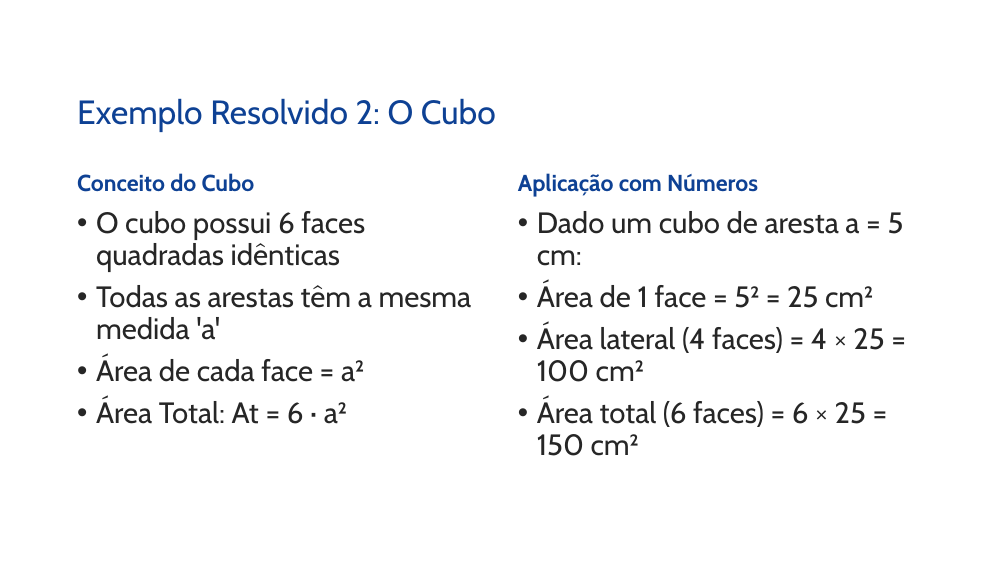
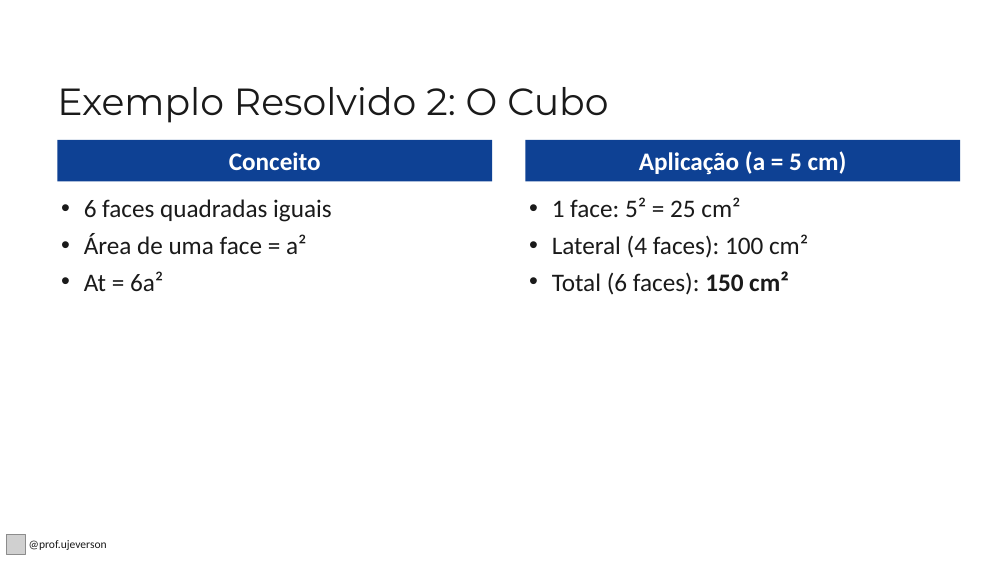
Before and after one commit to Ujeverson/uaippt, a slide deck: slide 16 of Prismas_Area_e_Volume_9Ano.pptx. Drawn at 1008x567 pixels with LibreOffice and Linux fonts; fonts in the diff are those of the drawing; grey boxes stand for pictures; background and template pictures are left out. Boxes give left, top, right and bottom in pixels: in the first picture for what was removed or moved away, otherwise in the second. Text is boxed around its words. In the diff, an @@ line names an element or a change of style, - is before the commit and + after.

```diff
--- a/Prismas_Area_e_Volume_9Ano.pptx
+++ b/Prismas_Area_e_Volume_9Ano.pptx
@@ title "Exemplo Resolvido 2: O Cubo": place and size @@
-title "Exemplo Resolvido 2: O Cubo" at bbox=[77, 98, 496, 132]
+title "Exemplo Resolvido 2: O Cubo" at bbox=[57, 87, 608, 123]
@@ title "Exemplo Resolvido 2: O Cubo" at bbox=[57, 87, 608, 123]: size 32 to 36 pt, font Cabin to Montserrat, text colour #0E4194 to #1A1A1A @@
@@ rectangle "Conceito": place and size @@
-rectangle "Conceito" at bbox=[77, 173, 255, 192]
+rectangle "Conceito" at bbox=[57, 140, 492, 181]
@@ rectangle "Conceito" at bbox=[57, 140, 492, 181]: vertical alignment bottom to middle; fill none to #0E4194 @@
@@ rectangle "Aplicação (a = 5 cm)" at bbox=[526, 140, 960, 181]: vertical alignment bottom to middle; fill none to #0E4194 @@
@@ rectangle "Aplicação (a = 5 cm)": place and size @@
-rectangle "Aplicação (a = 5 cm)" at bbox=[518, 173, 758, 197]
+rectangle "Aplicação (a = 5 cm)" at bbox=[526, 140, 960, 181]
@@ text in rectangle at bbox=[229, 152, 321, 170]: text changed; size 22 to 24 pt; font Cabin to Calibri; text colour #0E4194 to #FFFFFF @@
-Conceito do Cubo
+Conceito
@@ text in rectangle at bbox=[639, 151, 847, 175]: text changed; size 22 to 24 pt; font Cabin to Calibri; text colour #0E4194 to #FFFFFF @@
-Aplicação com Números
+Aplicação (a = 5 cm)
@@ text at bbox=[84, 199, 332, 291]: text changed; size 28 to 24 pt; font Cabin to Calibri; text colour #262626 to #1A1A1A @@
-• O cubo possui 6 faces quadradas idênticas
-• Todas as arestas têm a mesma medida 'a'
-• Área de cada face = a²
-• Área Total: At = 6 · a²
+• 6 faces quadradas iguais
+• Área de uma face = a²
+• At = 6a²
@@ text at bbox=[552, 197, 808, 295]: text changed; size 28 to 24 pt; font Cabin to Calibri; text colour #262626 to #1A1A1A @@
-• Dado um cubo de aresta a = 5 cm:
-• Área de 1 face = 5² = 25 cm²
-• Área lateral (4 faces) = 4 × 25 = 100 cm²
-• Área total (6 faces) = 6 × 25 = 150 cm²
+• 1 face: 5² = 25 cm²
+• Lateral (4 faces): 100 cm²
+• Total (6 faces): 150 cm²
@@ picture added at bbox=[6, 535, 26, 554] @@
@@ text added at bbox=[29, 540, 107, 550], 11 pt, text #1A1A1A @@
+@prof.ujeverson
```
Also in this commit, not shown: 30 other slides changed, 2 slides added, 2 slides removed, 10 other files.
